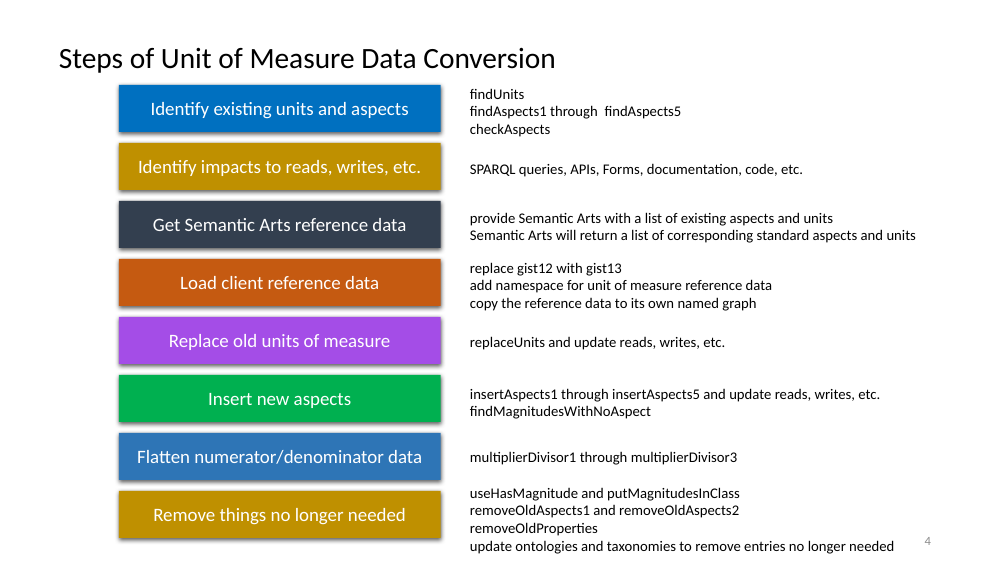
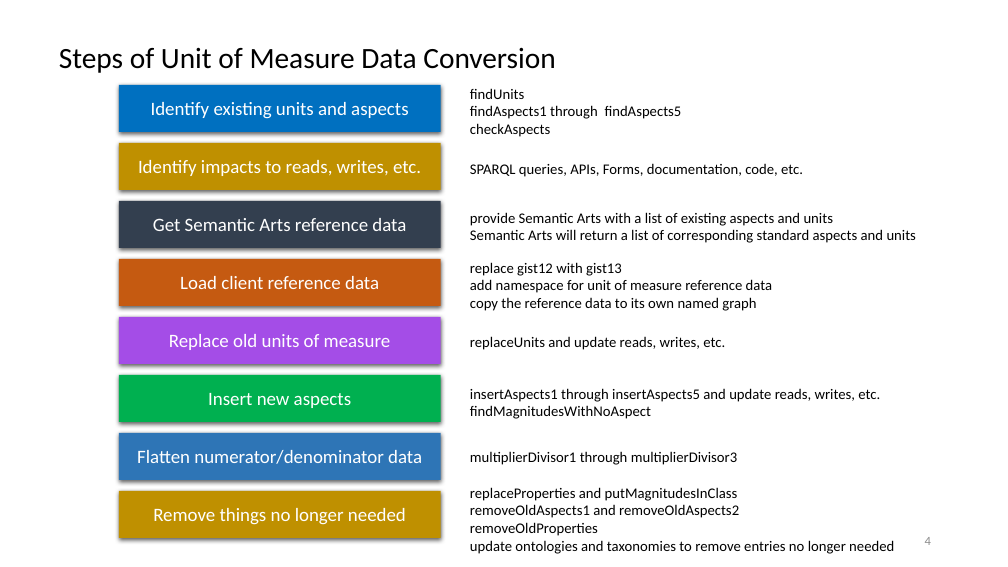
Before and after one commit to semanticarts/gist, a slide deck: slide 4 of migration/v13.0/uomDataConversion.pptx. Drawn at 1008x567 pixels with LibreOffice and Linux fonts; fonts in the diff are those of the drawing. Boxes give left, top, right and bottom in pixels: in the first picture for what was removed or moved away, otherwise in the second. Text is boxed around its words. In the diff, an @@ line names an element or a change of style, - is before the commit and + after.

```diff
--- a/migration/v13.0/uomDataConversion.pptx
+++ b/migration/v13.0/uomDataConversion.pptx
@@ text at box(470, 487, 738, 501): text changed @@
-useHasMagnitude and putMagnitudesInClass
+replaceProperties and putMagnitudesInClass
```
Also in this commit, not shown: 1 other slide changed.
